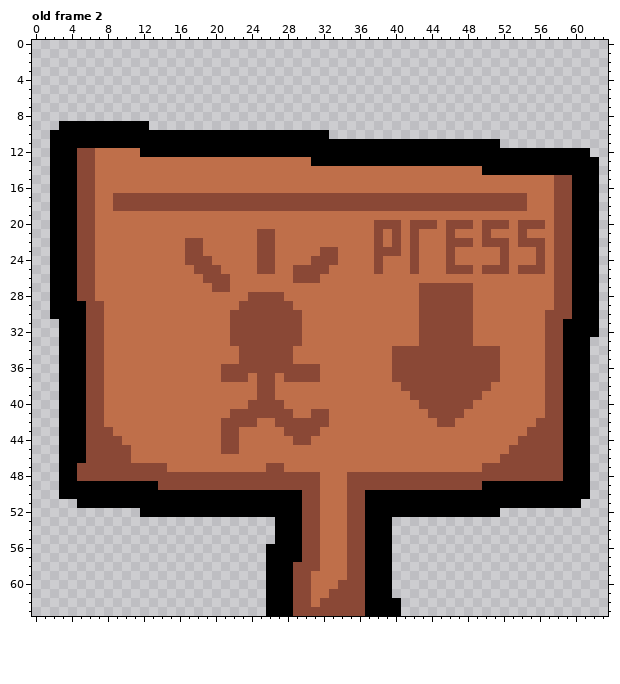
A pixel-art file gets an edit: Assets/EnvironmentalAssets/DirectionalSigns.aseprite. The picture above was drawn from the file before the commit.
64x64 pixels, 3 frames. Shown: old frame 2. The commit also changed other frames, which this record leaves out.
Once edited:
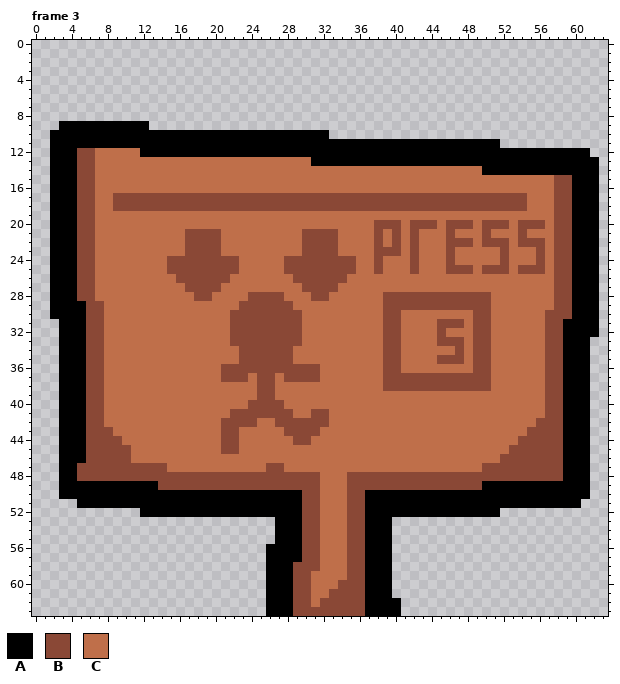
Palette (. is transparent): A #000000  B #8a4836  C #bf6f4a
A new or re-ordered frame is compared with the old frame closest to it.
The edit:
frames 3 -> 4
Changed rows in their new state; - is an unchanged pixel.
Frame 3 is new; against old frame 2, layer "Layer 2":
first column x 15:
21 --BBBB----CC---BBBB------------------
22 ----BB----CC---BBBB------------------
23 ----BB----CC---BB--------------------
24 BB---BBB--CC-BBB---BB----------------
25 BBB---BB--CC-B----BBB----------------
26 -BBB-------------BBB-----------------
27 --BBB-C--------BBBB---------CCCCCC---
28 ---BB-----------BB------BBBB------BB-
29 ------------------------BBBB------BB-
30 ------------------------BB--CCCCCCBB-
31 ------------------------BB--CC---CBB-
32 ------------------------BB--CC-CCCBB-
33 ------------------------BB--CC---CBB-
34 ------------------------B-CCCCCC-C--C
35 ------------------------B-CCCC---C--C
36 ------------------------B-CCCCCCCC--C
37 ------------------------B-----------C
38 ------------------------BB-----------
39 ---------------------------CCCCCCCC--
40 ----------------------------CCCCCC---
41 -----------------------------CCCC----
42 ------------------------------CC-----
